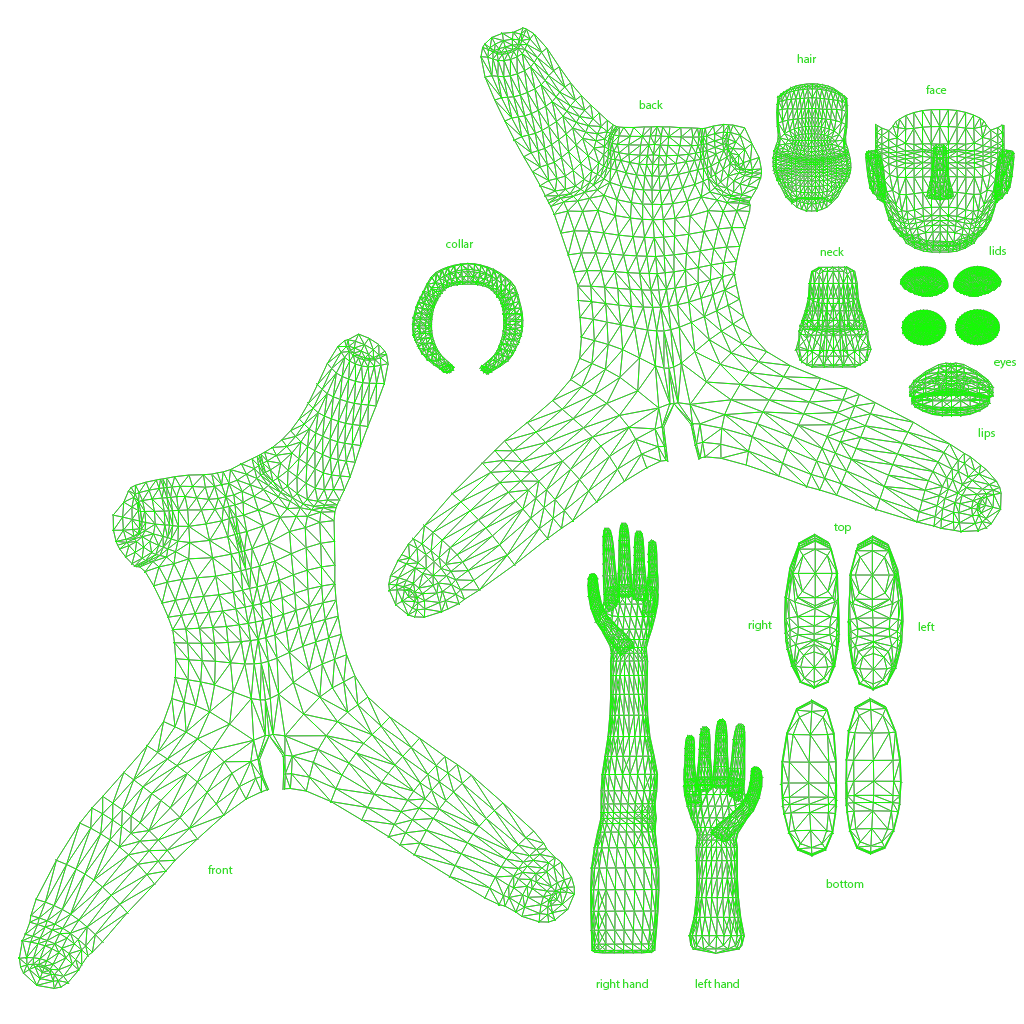
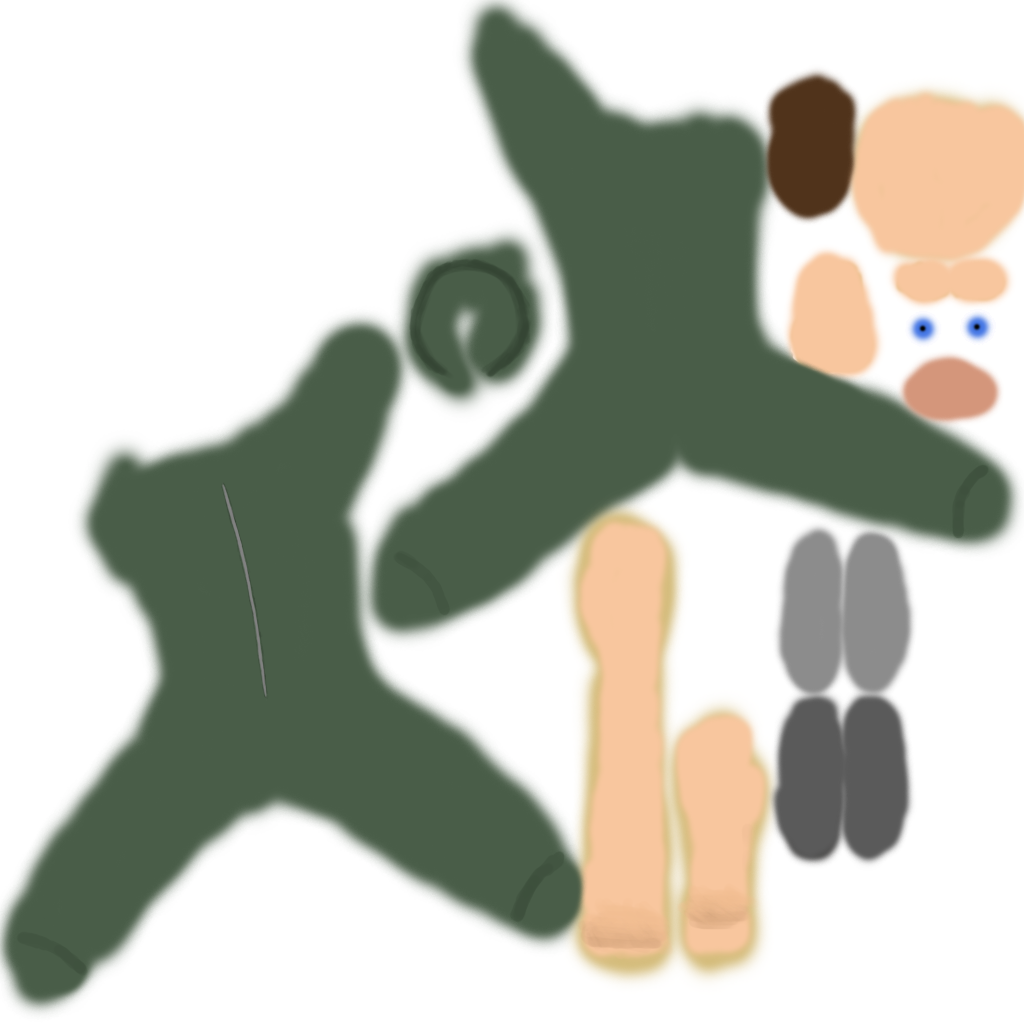
Layer changes from the first w=1024, h=1024 image to the second:
removed layer "top" over [834, 523, 851, 534]
removed layer "bottom" over [826, 879, 864, 888]
removed layer "right" over [748, 620, 772, 631]
removed layer "left" over [918, 622, 935, 631]
removed layer "right hand" over [596, 979, 648, 990]
removed layer "left hand" over [695, 979, 739, 988]
removed layer "collar" over [446, 239, 474, 248]
removed layer "back" over [639, 100, 663, 109]
removed layer "front" over [208, 865, 233, 874]
renamed "lids" to "top", hid it, moved it above "Layer 5", painted on it over [18, 27, 1016, 990]
removed layer "face" over [926, 85, 947, 94]
removed layer "hair" over [797, 54, 817, 63]
removed layer "PC_UVmap" over [18, 27, 1015, 990]
removed layer "Layer 1" over [0, 0, 1024, 1020]
added layer "Layer 5" above "Layer 4" over [16, 464, 991, 977]
added layer "Layer 4" above "Layer 3" over [221, 258, 534, 702]
renamed "neck" to "Layer 3", painted on it over [34, 81, 1024, 1005]
renamed "lips" to "Layer 2", painted on it over [0, 0, 1024, 1020]
renamed "eyes" to "Layer 1", hid it, painted on it over [0, 0, 1024, 1020]
